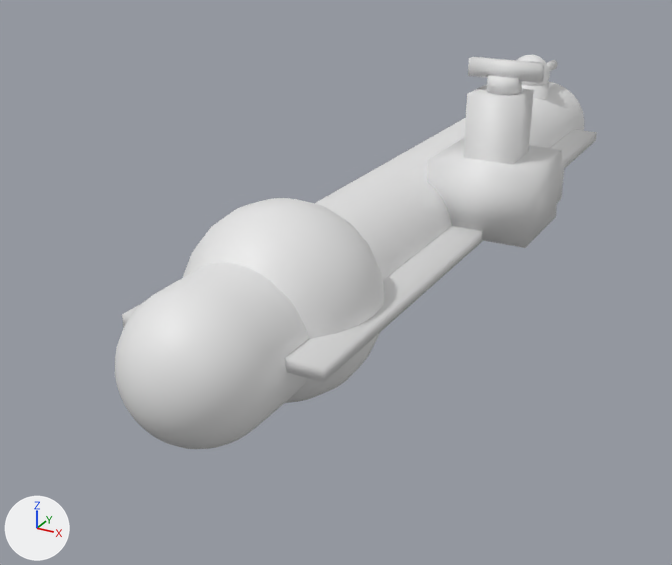
A saved change to the FBX model Dreadnought/DreadnoughtContent/Ship.fbx.
Before and after are seen from a camera (50 mm lens) standing at (2.33, -5.59, 1.99) and looking at (-0.41, -0.62, -0.5). Arrows for +X, +Y and +Z are at lower left; the lights stay in place. Where no turn or scale is listed for an object, it has been applied to the vertices.
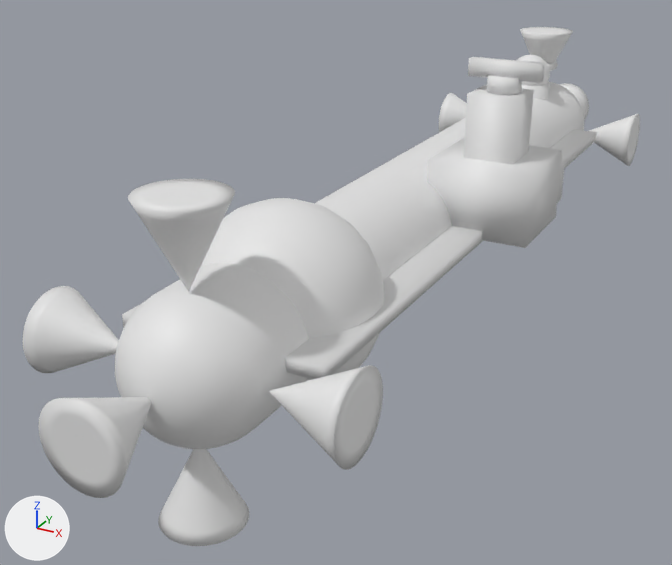
The newer file is also turned or shifted as a whole; pictures and numbers use the older file's frame.

Edits to the bpy script that builds the scene:
```text
Add me_forward_ncl1_1:
    me_forward_ncl1_1.from_pydata(...)  # 397 vertices, 396 faces; spans x -0.218..0.218, y -0.22..0.22, z -0.218..0.218
    me_forward_ncl1_1.polygons.foreach_set('use_smooth', [True] * 396)
Add me_backup_ncl1_1:
    me_backup_ncl1_1.from_pydata(...)  # 397 vertices, 396 faces; spans x -0.218..0.218, y -0.218..0.218, z -0.22..0.22
    me_backup_ncl1_1.polygons.foreach_set('use_smooth', [True] * 396)
Add me_frontleft_ncl1_1:
    me_frontleft_ncl1_1.from_pydata(...)  # 397 vertices, 396 faces; spans x -0.22..0.22, y -0.218..0.218, z -0.218..0.218
    me_frontleft_ncl1_1.polygons.foreach_set('use_smooth', [True] * 396)
Add me_backdown_ncl1_1:
    me_backdown_ncl1_1.from_pydata(...)  # 397 vertices, 396 faces; spans x -0.218..0.218, y -0.218..0.218, z -0.22..0.22
    me_backdown_ncl1_1.polygons.foreach_set('use_smooth', [True] * 396)
Add me_backright_ncl1_1:
    me_backright_ncl1_1.from_pydata(...)  # 397 vertices, 396 faces; spans x -0.22..0.22, y -0.218..0.218, z -0.218..0.218
    me_backright_ncl1_1.polygons.foreach_set('use_smooth', [True] * 396)
Add me_backward_ncl1_1:
    me_backward_ncl1_1.from_pydata(...)  # 397 vertices, 396 faces; spans x -0.218..0.218, y -0.22..0.22, z -0.218..0.218
    me_backward_ncl1_1.polygons.foreach_set('use_smooth', [True] * 396)
Add ob_forward:
    ob_forward = bpy.data.objects.new('Forward', me_forward_ncl1_1)
    ob_forward.location = (0.0, -3.181, -0.04)
Add ob_backup:
    ob_backup = bpy.data.objects.new('BackUp', me_backup_ncl1_1)
    ob_backup.location = (0.004, -2.683, 0.56)
Add ob_frontleft:
    ob_frontleft = bpy.data.objects.new('FrontLeft', me_frontleft_ncl1_1)
    ob_frontleft.location = (-0.6, 2.252, -0.04)
Add ob_backdown:
    ob_backdown = bpy.data.objects.new('BackDown', me_backdown_ncl1_1)
    ob_backdown.location = (0.004, -2.683, -0.625)
Add ob_frontup:
    ob_frontup = bpy.data.objects.new('FrontUp', me_backup_ncl1_1.copy())
    ob_frontup.location = (0.004, 2.303, 0.56)
Add ob_backright:
    ob_backright = bpy.data.objects.new('BackRight', me_backright_ncl1_1)
    ob_backright.location = (0.617, -2.683, -0.04)
Add ob_frontright:
    ob_frontright = bpy.data.objects.new('FrontRight', me_backright_ncl1_1.copy())
    ob_frontright.location = (0.617, 2.252, -0.04)
Add ob_backleft:
    ob_backleft = bpy.data.objects.new('BackLeft', me_frontleft_ncl1_1.copy())
    ob_backleft.location = (-0.6, -2.683, -0.04)
Add ob_backward:
    ob_backward = bpy.data.objects.new('Backward', me_backward_ncl1_1)
    ob_backward.location = (0.0, 2.971, -0.04)
```

Changed parts and their boxes (x1, y1, x2, y2) in the pictures (672 x 565 px):
'Forward', added
    after: (38, 397, 151, 498)
'BackRight', added
    after: (269, 365, 383, 470)
'BackUp', added
    after: (128, 179, 235, 292)
'BackDown', added
    after: (158, 449, 249, 546)
'BackLeft', added
    after: (23, 286, 119, 373)
'FrontRight', added
    after: (589, 114, 640, 166)
'FrontUp', added
    after: (520, 27, 573, 63)
'FrontLeft', added
    after: (439, 93, 467, 132)
'Backward', added
    after: (559, 83, 589, 120)
